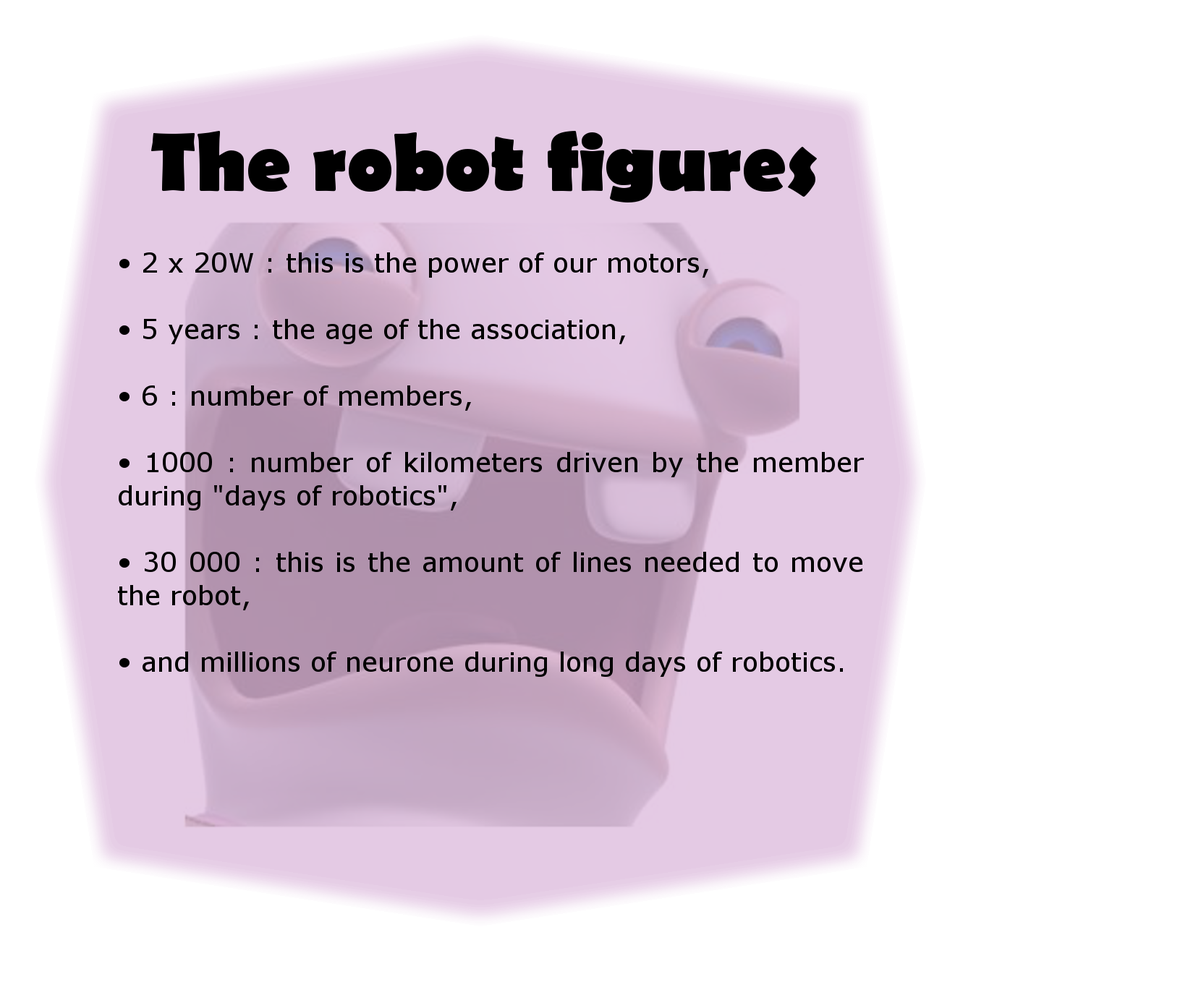
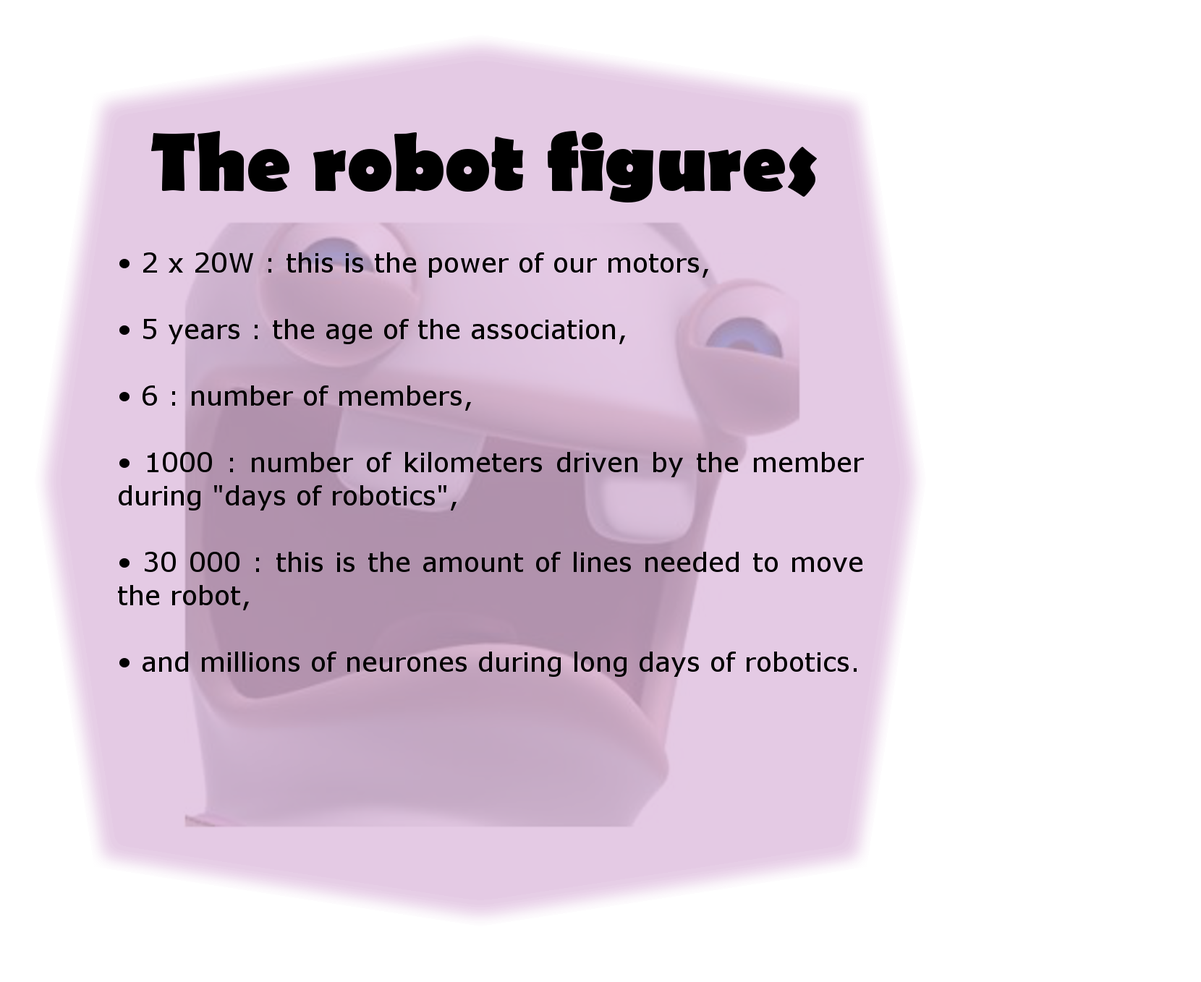
Layered file, before and after one edit (1201px x 982px). Changes by layer:
painted on "• 2 x 20W : this is the power ..." over [455,651,857,678]
